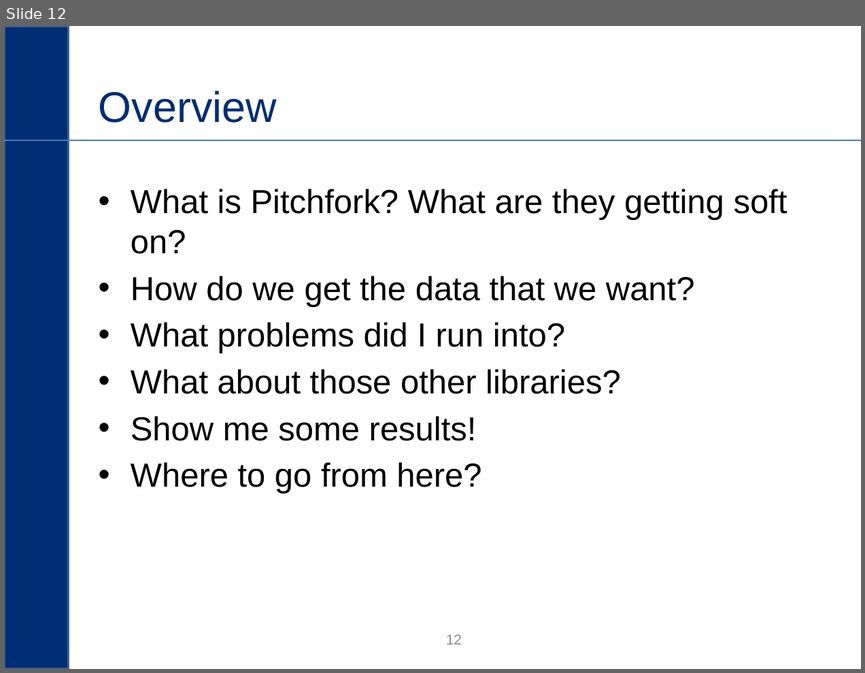
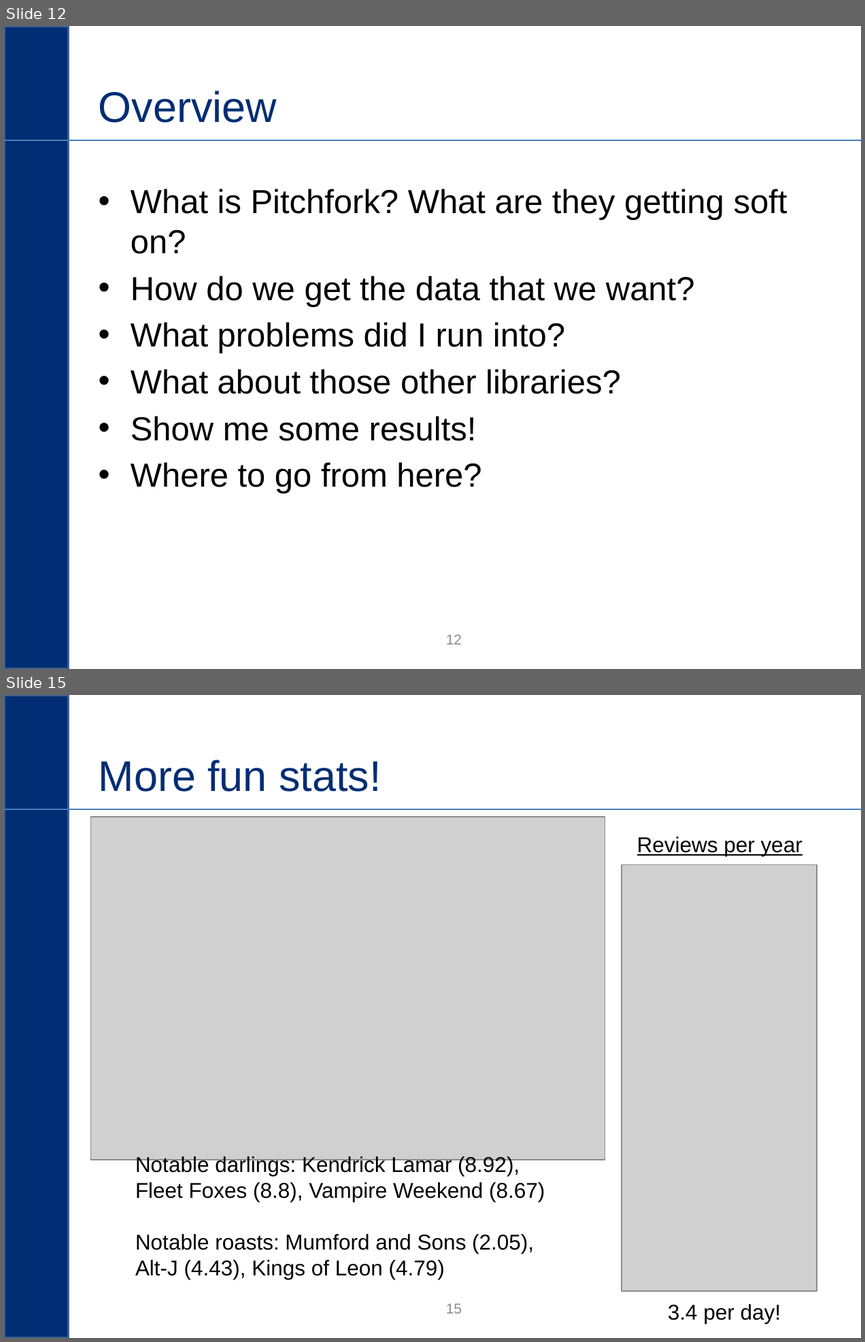
Before and after one commit to hbh3re/pitchfork, a slide deck: eri_slide_template.pptx. Shown one above the other, each under a label of ours: slide 12 before the commit, slides 12 and 15 after it; the slides between them are not shown. The pictures are 865x673 and 865x1342 pixels, drawn with LibreOffice and Linux fonts; fonts in the diff are those of the drawing; grey boxes stand for pictures; background and template pictures are left out. Boxes give left, top, right and bottom in pixels: in the first picture for what was removed or moved away, otherwise in the second. Text is boxed around its words. In the diff, an @@ line names an element or a change of style, - is before the commit and + after.

```diff
--- a/eri_slide_template.pptx
+++ b/eri_slide_template.pptx
@@ slide 15 added at box(4, 695, 861, 1338), background #FFFFFF; not listed: 2 template elements that a slide beside it also shows @@
@@ title added at box(99, 760, 381, 792), 36 pt, text #002D73 @@
+More fun stats!
@@ picture added at box(90, 817, 604, 1159) @@
@@ text added at box(637, 836, 802, 856), 18 pt, text #000000, underline @@
+Reviews per year
@@ picture added at box(621, 864, 817, 1291) @@
@@ text added at box(135, 1155, 545, 1279), 18 pt, text #000000 @@
+Notable darlings: Kendrick Lamar (8.92), Fleet Foxes (8.8), Vampire Weekend (8.67)
+Notable roasts: Mumford and Sons (2.05), Alt-J (4.43), Kings of Leon (4.79)
@@ page number added at box(446, 1303, 462, 1313), 12 pt, text #8C8C8C @@
+15
@@ text added at box(668, 1304, 781, 1323), 18 pt, text #000000 @@
+3.4 per day!
```
Also in this commit, not shown: 1 slide changed, 4 other slides added, 4 slides removed, 7 other files.
